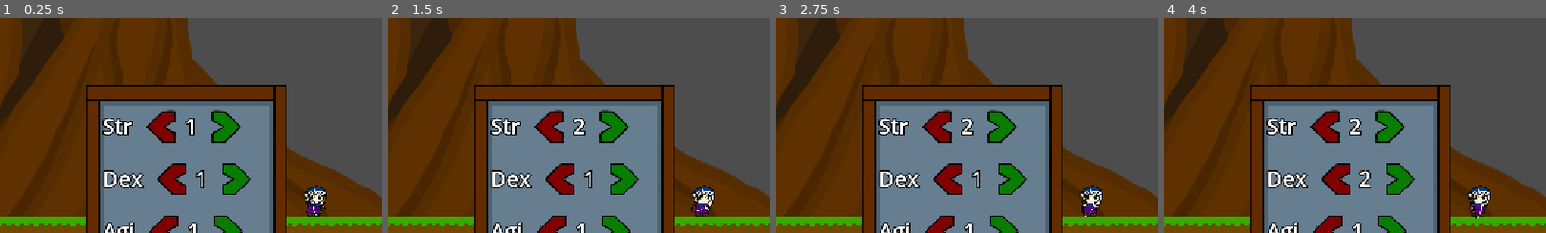
Above: before the commit, frames 1-4 (left to right).
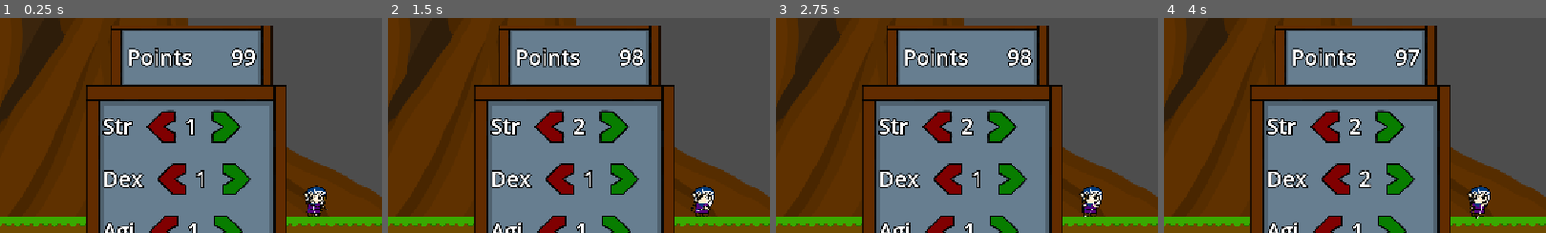
Above: after the commit, the same moments.

Repository: Nelinnia/azure-leaf-forest
Game: Godot game, scene res://Levels/testing_level.tscn
Two runs of this game, one before a commit and one after it. Both use one fixed random seed, a clock stepped at 60 frames per second and the inputs below.
Inputs (mouse positions are % of the whole screen's width and height, from its top left):
- Up to frame 1 (0.25 s): no input
- Up to frame 2 (1.5 s): click (30, 32) at 0.5 s; click (38, 32) at 1.25 s
- Up to frame 3 (2.75 s): click (31, 44) at 2 s
- Up to frame 4 (4 s): click (39, 44) at 2.75 s; click (30, 56) at 3.5 s
The pictures show only the part of the screen within x 9-59%, y 6-56%; the shares and areas given below are measured in that part.

The runs differ from the first frame. In frame 1, 11% of the frame differs, in the area x 29-72%, y 3-32%; in frame 2, 11%; in frame 3, 11%; in frame 4, 11%.

Commit message:
available skill point counter on stat panel

Diff:
--- a/Player/autoload_player_stats.gd
+++ b/Player/autoload_player_stats.gd
@@ -2,13 +2,14 @@
 
 
 signal stat_changed (stat_name: String, new_value: int)
+signal skill_points_changed(new_value: int)
 
 
 var player_hp := 100
 var player_mana := 10
 var player_lv := 1
 var player_xp := 0
-var player_skill_points_available := 0
+var player_skill_points_available := 99
 
 
 var strength :int= 1 #Increases sword damage, max height of base jumo
@@ -22,6 +23,17 @@
 
 
 func change_stat(stat_name: String, amount: int) -> void:
+	if amount > 0 and player_skill_points_available <= 0:
+		return
+
+	var current :int= get(stat_name)
 	var new_value :int= clamp(get(stat_name) + amount, MIN_STAT, MAX_STAT)
+	if new_value == current:
+		return
+
 	set(stat_name, new_value)
 	stat_changed.emit(stat_name, new_value)
+
+	var actual_change := new_value - current
+	player_skill_points_available -= actual_change
+	skill_points_changed.emit(player_skill_points_available)
--- a/User Interface/StatPanel/stat_control.tscn
+++ b/User Interface/StatPanel/stat_control.tscn
@@ -27,6 +27,33 @@
 
 [node name="ClickAudio" type="AudioStreamPlayer2D" parent="." unique_id=414108842]
 stream = ExtResource("2_uaw1b")
+
+[node name="PanelContainer2" type="PanelContainer" parent="." unique_id=1987298010]
+clip_contents = true
+layout_mode = 0
+offset_left = 82.0
+offset_top = -174.0
+offset_right = 533.0
+offset_bottom = 16.0
+theme_override_styles/panel = SubResource("StyleBoxTexture_uaw1b")
+
+[node name="GridContainer" type="GridContainer" parent="PanelContainer2" unique_id=1785770658]
+layout_mode = 2
+offset_transform_enabled = true
+theme_override_constants/h_separation = 118
+columns = 2
+
+[node name="SkillPointLabel" type="Label" parent="PanelContainer2/GridContainer" unique_id=1959858723]
+layout_mode = 2
+theme_override_constants/outline_size = 15
+theme_override_font_sizes/font_size = 65
+text = "Points"
+
+[node name="PointsLabel" type="Label" parent="PanelContainer2/GridContainer" unique_id=76443695]
+layout_mode = 2
+theme_override_constants/outline_size = 15
+theme_override_font_sizes/font_size = 65
+text = "00"
 
 [node name="PanelContainer" type="PanelContainer" parent="." unique_id=983221640]
 layout_mode = 0
--- /dev/null
+++ b/User Interface/game_ui.gd
@@ -0,0 +1,11 @@
+extends Control
+
+
+func _input(event: InputEvent) -> void:
+	if event.is_action_pressed("close_menu"):
+		_hide_windows()
+
+func _hide_windows() -> void:
+	for child in get_children():
+		if child is CanvasItem:
+			child.visible = false
--- a/User Interface/player_ui.tscn
+++ b/User Interface/player_ui.tscn
@@ -1,5 +1,6 @@
 [gd_scene format=3 uid="uid://bbx1yqurtxbim"]
 
+[ext_resource type="Script" uid="uid://c17q1vexguax" path="res://User Interface/game_ui.gd" id="1_6daay"]
 [ext_resource type="PackedScene" uid="uid://cod13b5xbrjmm" path="res://User Interface/StatPanel/stat_control.tscn" id="1_akys6"]
 
 [node name="PlayerUI" type="Control" unique_id=1326240640]
@@ -19,6 +20,7 @@
 anchors_preset = 0
 offset_right = 40.0
 offset_bottom = 40.0
+script = ExtResource("1_6daay")
 
 [node name="StatControl" parent="GameUI" unique_id=125857881 instance=ExtResource("1_akys6")]
 layout_mode = 0
--- a/User Interface/stat_control.gd
+++ b/User Interface/stat_control.gd
@@ -24,6 +24,8 @@
 @onready var wis_increase_button: TextureButton = $PanelContainer/VBoxContainer/WisdomGrid/WISIncreaseButton
 
 
+@onready var points_label: Label = $PanelContainer2/GridContainer/PointsLabel
+
 @onready var click_audio: AudioStreamPlayer2D = $ClickAudio
 
 var _stat_labels :Dictionary= {}
@@ -47,9 +49,12 @@
 	wis_decrease_button.pressed.connect(_on_button_press.bind("wisdom", -1))
 
 	PlayerStats.stat_changed.connect(_on_stat_changed)
+	PlayerStats.skill_points_changed.connect(_on_skill_points_changed)
 
 	for stat_name in _stat_labels.keys():
 		_update_label(stat_name, PlayerStats.get(stat_name))
+
+	_update_points_label(PlayerStats.player_skill_points_available)
 
 func _input(event: InputEvent) -> void:
 	if Input.is_action_just_pressed("stat_panel"):
@@ -59,9 +64,15 @@
 	click_audio.play()
 	PlayerStats.change_stat(stat_name, amount)
 
+
 func _on_stat_changed(stat_name: String, new_value: int) -> void:
 	_update_label(stat_name, new_value)
 
 func _update_label(stat_name: String, value: int) -> void:
 	if _stat_labels.has(stat_name):
 		_stat_labels[stat_name].text = str(value)
+
+func _on_skill_points_changed(new_value: int) -> void:
+	_update_points_label(new_value)
+func _update_points_label(value: int) -> void:
+	points_label.text = str(value)
Not shown, added: User Interface/game_ui.gd.uid
